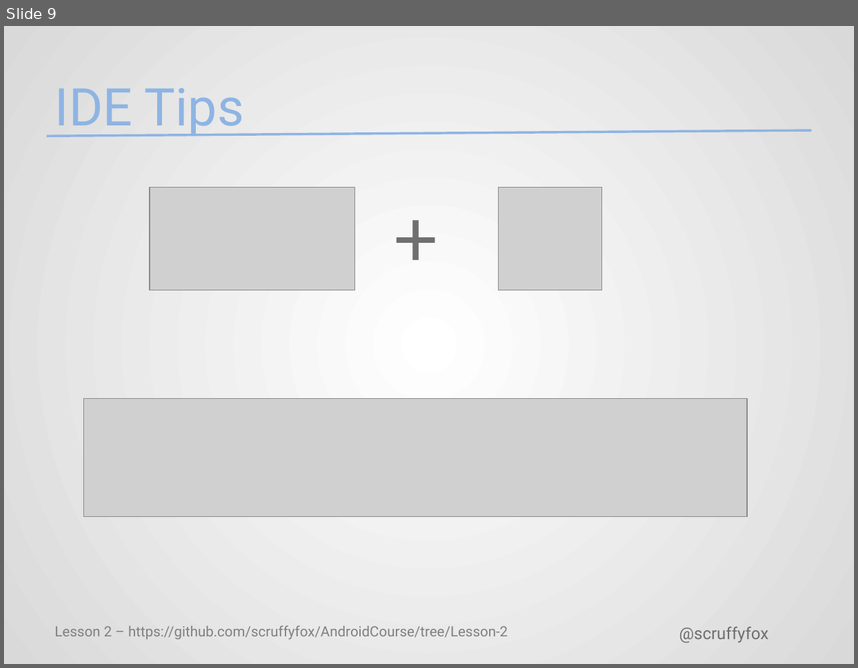
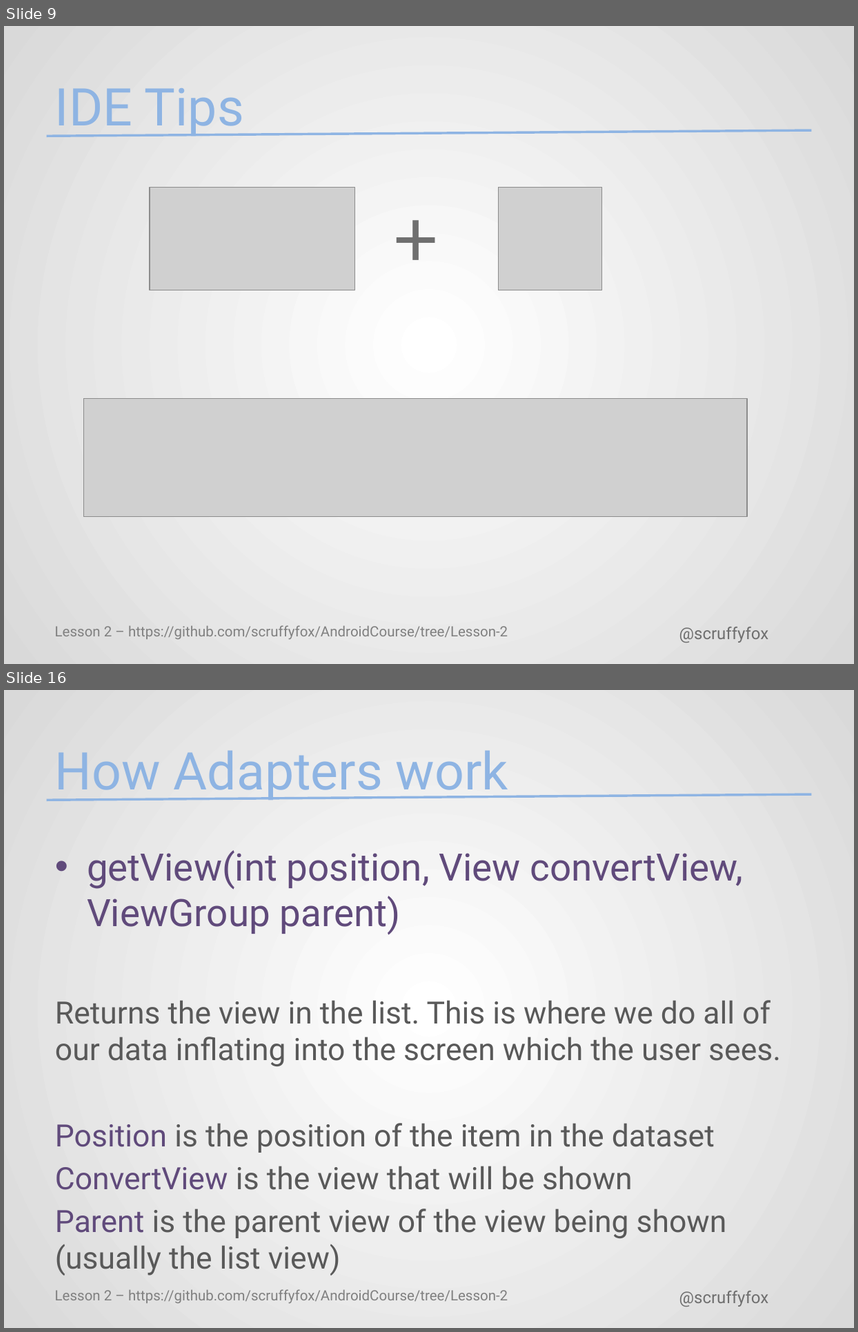
Before and after one commit to scruffyfox/AndroidCourse, a slide deck: pptx/Lesson2.pptx. Shown one above the other, each under a label of ours: slide 9 before the commit, slides 9 and 16 after it; the slides between them are not shown. The pictures are 858x668 and 858x1332 pixels, drawn with LibreOffice and Linux fonts; fonts in the diff are those of the drawing; grey boxes stand for pictures; background and template pictures are left out. Boxes give left, top, right and bottom in pixels: in the first picture for what was removed or moved away, otherwise in the second. Text is boxed around its words. In the diff, an @@ line names an element or a change of style, - is before the commit and + after.

Commit message:
Added R.java slides

```diff
--- a/pptx/Lesson2.pptx
+++ b/pptx/Lesson2.pptx
@@ slide 16 added at (4,690,854,1328), background gradient #FFFFFF to #D9D9D9; not listed: 3 template elements that a slide beside it also shows @@
@@ title added at (55,750,508,801), 44 pt, text #8EB4E3 @@
+How Adapters work
@@ text added at (55,850,781,1275), 26 pt, text #595959 @@
+• getView(int position, View convertView, ViewGroup parent)
+Returns the view in the list. This is where we do all of our data inflating into the screen which the user sees.
+Position is the position of the item in the dataset
+ConvertView is the view that will be shown
+Parent is the parent view of the view being shown (usually the list view)
```
Also in this commit, not shown: 8 other slides added, 1 slide removed.
